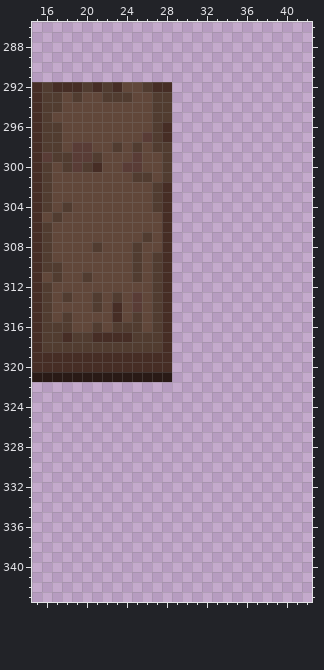
Pixel-art file: asset/door.ase. That is the earlier state.
249x394 pixels, 1 frame. Colours within 5 levels of each other are drawn and written as one. Shown: x 15..42, y 286..343.
The same view after the edit:
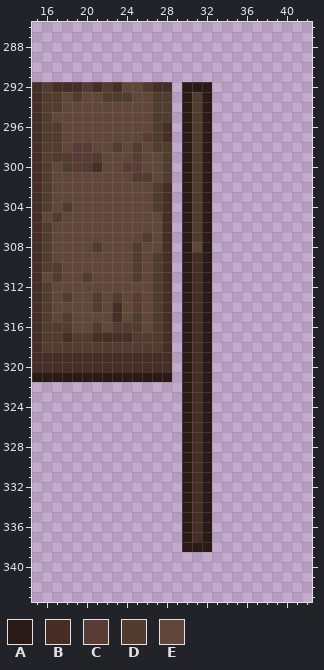
Palette (. is transparent): A #291a16  B #462d25  C #593c36  D #513c30  E #61473a
Log entry: 素材: 门精灵图调整
Change:
@@ x 28..34 @@
 291 .......
-292 B......
-293 D......
-294 D......
-295 D......
-296 B......
-297 B......
-298 D......
-299 D......
-300 D......
-301 D......
-302 B......
-303 B......
-304 B......
-305 B......
-306 B......
-307 B......
-308 B......
-309 B......
-310 B......
-311 B......
-312 B......
-313 B......
-314 B......
-315 B......
-316 B......
-317 B......
-318 B......
-319 B......
-320 B......
-321 A......
-322 .......
-323 .......
-324 .......
-325 .......
-326 .......
-327 .......
-328 .......
-329 .......
-330 .......
-331 .......
-332 .......
-333 .......
-334 .......
-335 .......
-336 .......
-337 .......
-338 .......
+292 B.AAA..
+293 D.ADA..
+294 D.ADA..
+295 D.ADA..
+296 B.ADA..
+297 B.ADA..
+298 D.ADA..
+299 D.ADA..
+300 D.ADA..
+301 D.ADA..
+302 B.ADA..
+303 B.ADA..
+304 B.ADA..
+305 B.ADA..
+306 B.ADA..
+307 B.ADA..
+308 B.AEA..
+309 B.ABA..
+310 B.ABA..
+311 B.ABA..
+312 B.ABA..
+313 B.ABA..
+314 B.ABA..
+315 B.ABA..
+316 B.ABA..
+317 B.ABA..
+318 B.ABA..
+319 B.ABA..
+320 B.ABA..
+321 A.ABA..
+322 ..ABA..
+323 ..ABA..
+324 ..ABA..
+325 ..ABA..
+326 ..ABA..
+327 ..ABA..
+328 ..ABA..
+329 ..ABA..
+330 ..ABA..
+331 ..ABA..
+332 ..ABA..
+333 ..ABA..
+334 ..ABA..
+335 ..ABA..
+336 ..ABA..
+337 ..ABA..
+338 ..AAA..
 339 .......
Changed places in both pictures, as pixel boxes (x1, y1, x2, y2):
added: (182, 82, 212, 552)
